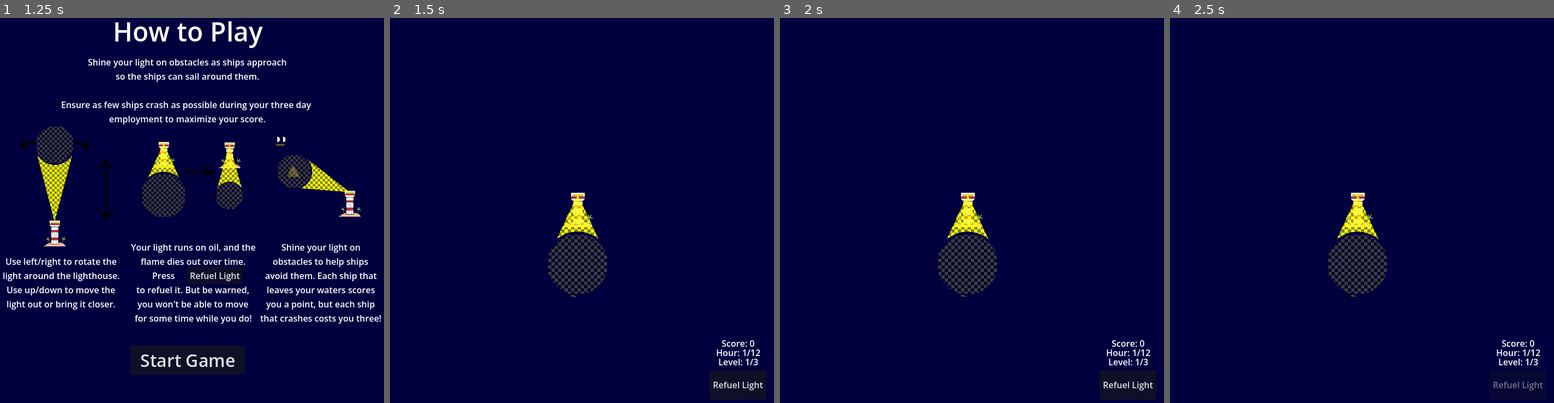
Above: before the commit, frames 1-4 (left to right).
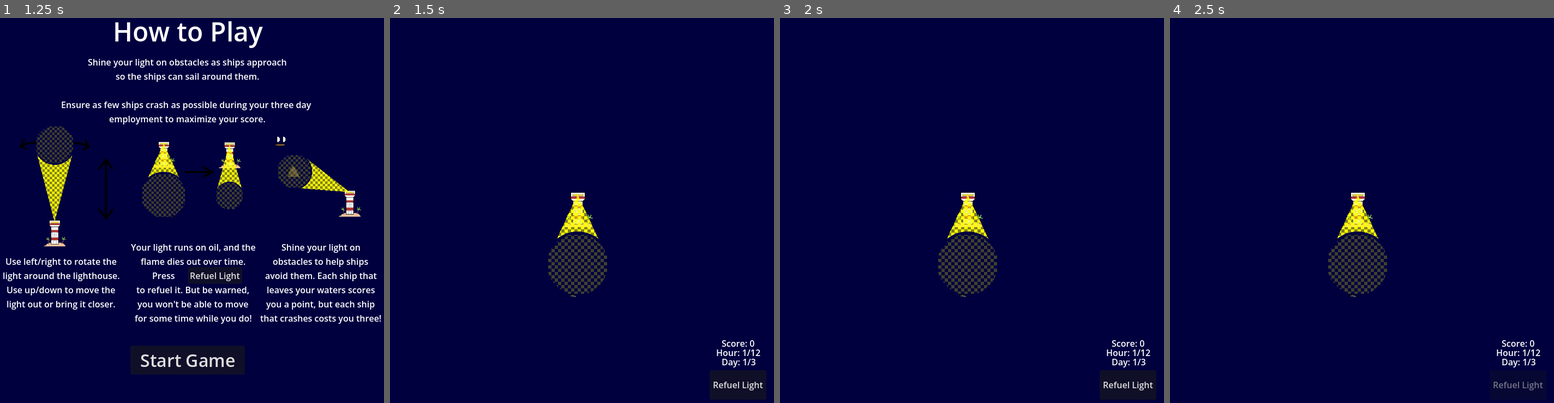
Above: after the commit, the same moments.

Repository: hammy275/lighthouse-operator
Game: Godot game, scene res://Scenes/title_screen.tscn
The game is run twice, just before and just after one commit, with the same random seed, the same clock (stepped at 60 frames per second) and the same inputs.
Inputs:
- Up to frame 1 (1.25 s): click "Start Game" at 0.5 s
- Up to frame 2 (1.5 s): click "Start Game" at 1.25 s
- Up to frame 3 (2 s): no input
- Up to frame 4 (2.5 s): click "Refuel Light" at 2 s

Frame 1 is identical in both runs. In frame 2, 0.1% of the frame differs, in the area x 41-96%, y 51-91%; in frame 3, 0.1%; in frame 4, 0.1%, in the area x 41-96%, y 48-91%.

Commit message:
Hook Level into HUD and Bit of Light Balancing

Diff:
--- a/Scenes/game.tscn
+++ b/Scenes/game.tscn
@@ -93,7 +93,7 @@
 offset_top = 627.0
 offset_right = 693.0
 offset_bottom = 650.0
-text = "Level: 1/3"
+text = "Day: 1/3"
 horizontal_alignment = 1
 vertical_alignment = 1
 
--- a/Scripts/game.gd
+++ b/Scripts/game.gd
@@ -34,6 +34,7 @@
 func reset_for_level() -> void:
 	$LevelCompletePowerupSelect.visible = false
 	$Lighthouse.reset_for_level()
+	$LevelLabel.text = "Day: " + str(Global.level_num) + "/3"
 	self.reset_ship_spawn_timer()
 	while $Ships.get_child_count() > 0:
 		$Ships.remove_child($Ships.get_child(0))
@@ -172,4 +173,5 @@
 
 func _on_level_complete_powerup_select_start_next_level() -> void:
 	get_tree().paused = false
+	Global.level_num += 1
 	self.reset_for_level()
--- a/Scripts/lighthouse.gd
+++ b/Scripts/lighthouse.gd
@@ -75,7 +75,7 @@
 
 	# Light radius
 	if self.doing_relight:
-		if self.relight_counter >= 10.0:
+		if self.relight_counter >= BEGIN_RELIGHT_TIME:
 			var relight_time: float = STAGE_RELIGHT_TIME
 			if Global.Powerup.BETTER_OIL in Global.powerups:
 				relight_time *= 0.75
@@ -87,7 +87,7 @@
 				self.relight_counter = 0.0
 		else:
 			self.relight_counter += delta
-	else:
+	elif Global.current_hour > 1 or Global.level_num > 1:  # Let player not deal with light shrink on hour 1 of day 1
 		current_stage -= delta / STAGE_DECREASE_TIME
 		if current_stage < 0:
 			current_stage = 0
